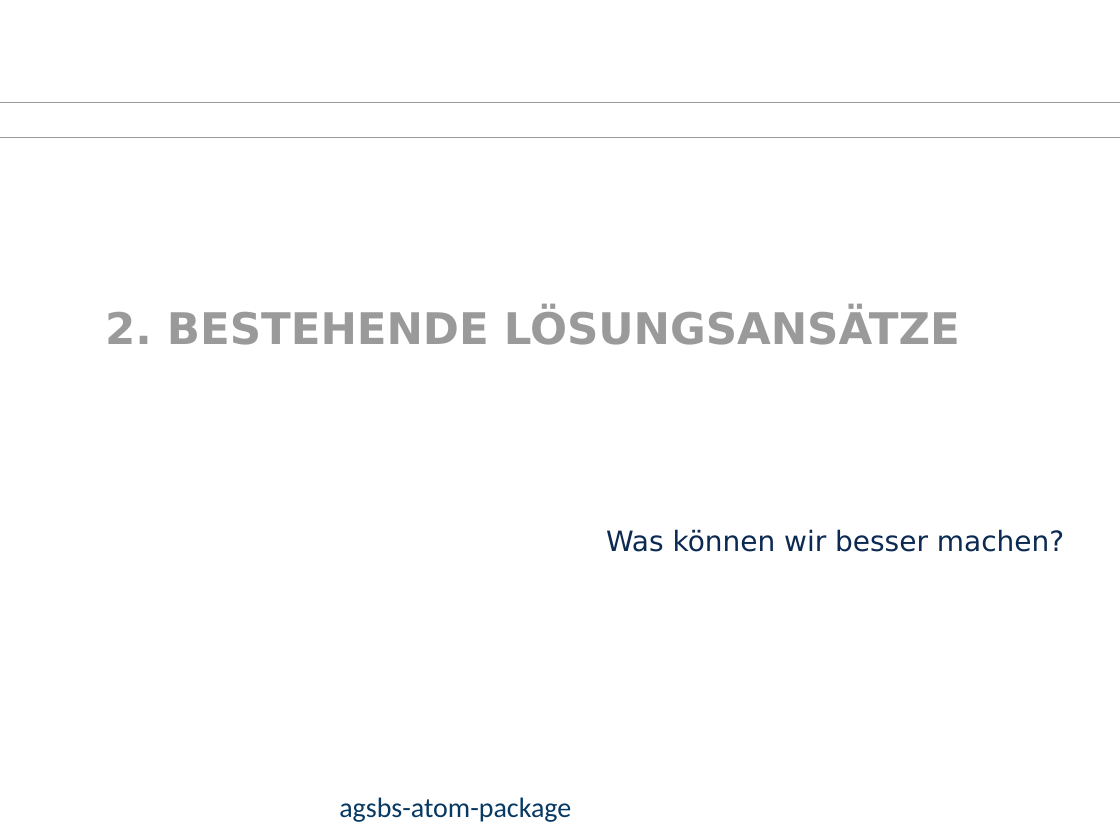
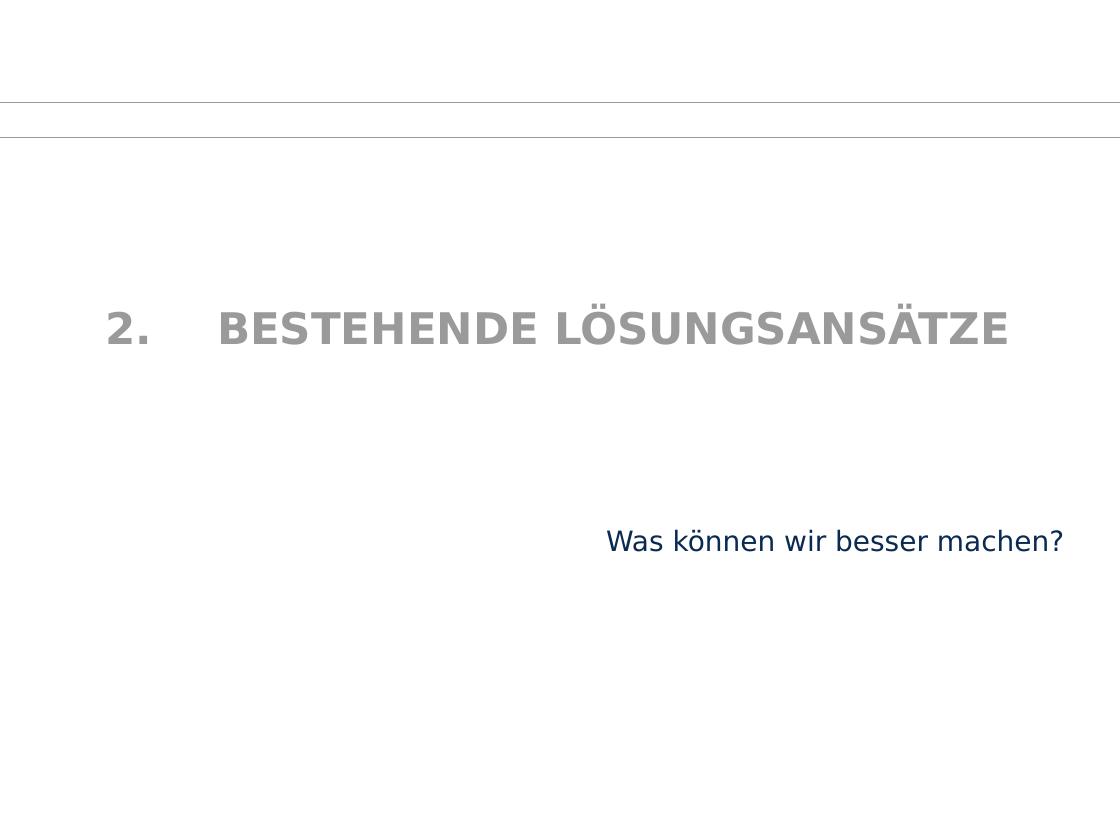
Before and after one commit to TUD-INF-IAI-MCI/agsbs_atom_package, a slide deck: slide 5 of presentation.pptx. Drawn at 1120x840 pixels with LibreOffice and Linux fonts; fonts in the diff are those of the drawing; background and template pictures are left out. Boxes give left, top, right and bottom in pixels: in the first picture for what was removed or moved away, otherwise in the second. Text is boxed around its words. In the diff, an @@ line names an element or a change of style, - is before the commit and + after.

```diff
--- a/presentation.pptx
+++ b/presentation.pptx
@@ text "2. BESTEHENDE LÖSUNGSANSÄTZE" rewrapped from [105, 312, 960, 345] to [105, 312, 1010, 345] @@
@@ text removed at [339, 797, 571, 822] @@
-agsbs-atom-package
```
Also in this commit, not shown: 4 other slides changed, 4 slides added, 1 other file.
